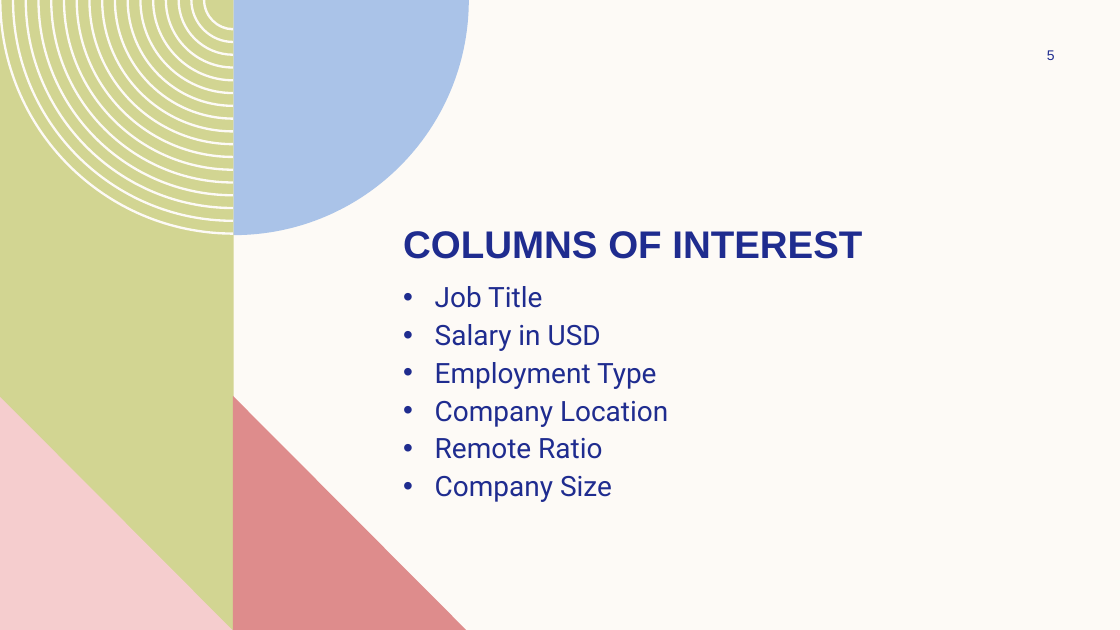
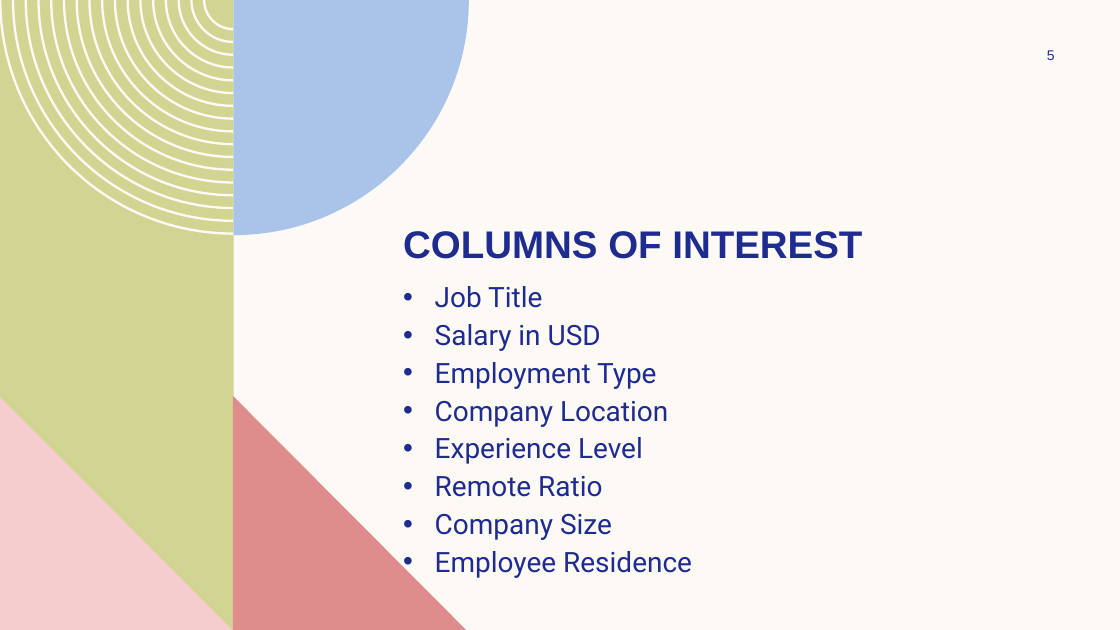
Before and after one commit to joshlynj/ds_salaries, a slide deck: slide 5 of powerpoint/Data Science Salaries from 2022-2023 pt2.pptx. Drawn at 1120x630 pixels with LibreOffice and Linux fonts; fonts in the diff are those of the drawing. Boxes give left, top, right and bottom in pixels: in the first picture for what was removed or moved away, otherwise in the second. Text is boxed around its words. In the diff, an @@ line names an element or a change of style, - is before the commit and + after.

Commit message:
refactored the code to ignore the original data masks. also considered employee residency as well

```diff
--- a/powerpoint/Data Science Salaries from 2022-2023 pt2.pptx
+++ b/powerpoint/Data Science Salaries from 2022-2023 pt2.pptx
@@ text at [435,437,643,464]: paragraph added @@
+• Experience Level
@@ text at [435,551,692,578]: paragraph added @@
+• Employee Residence
```
Also in this commit, not shown: 2 other slides changed, 2 slides added, 3 slides removed, 7 other files.
